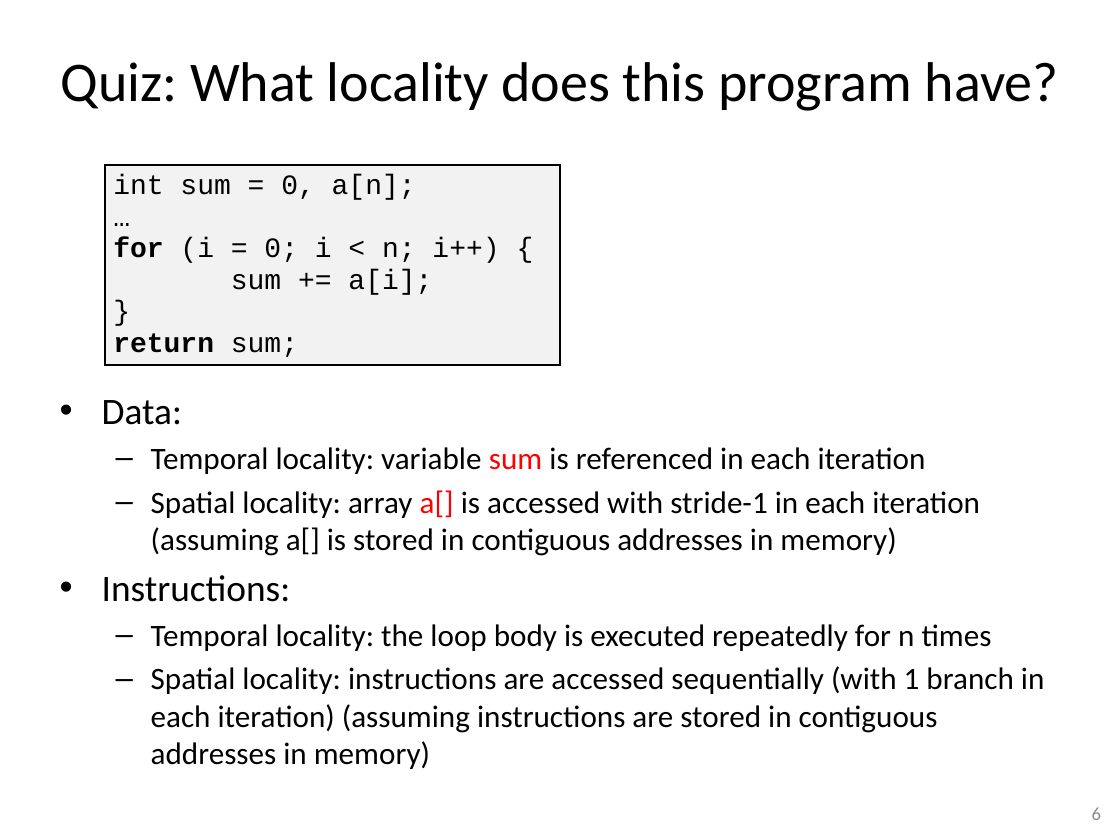
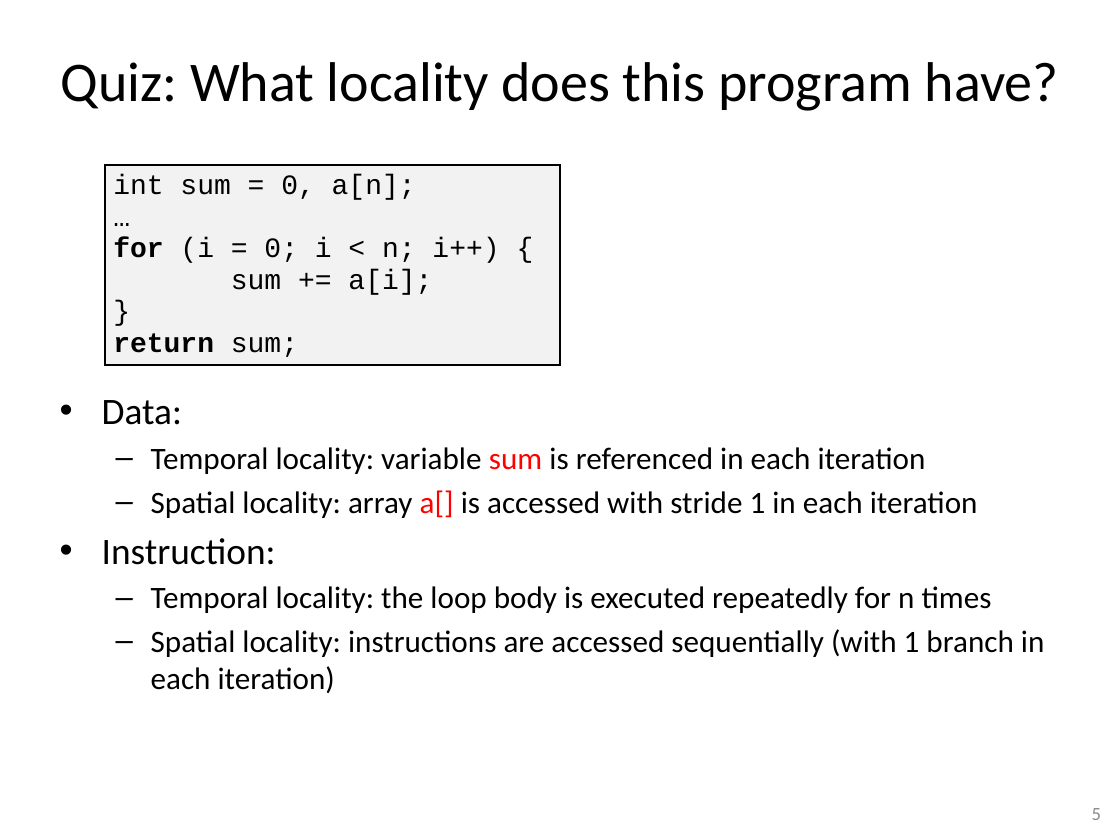
Before and after one commit to gulaoshi/gu.github.io, a slide deck: slide 5 of InfoSec/PPTs/Labs/Lab5-6-Meltdown&Spectre.pptx (slide 6 before the commit). Drawn at 1120x840 pixels with LibreOffice and Linux fonts; fonts in the diff are those of the drawing. Boxes give left, top, right and bottom in pixels: in the first picture for what was removed or moved away, otherwise in the second. Text is boxed around its words. In the diff, an @@ line names an element or a change of style, - is before the commit and + after.

```diff
--- a/InfoSec/PPTs/Labs/Lab5-6-Meltdown&Spectre.pptx
+++ b/InfoSec/PPTs/Labs/Lab5-6-Meltdown&Spectre.pptx
@@ text at box(102, 490, 978, 565): text changed @@
-  – Spatial locality: array a[] is accessed with stride-1 in each iteration (assuming a[] is stored in contiguous addresses in memory)
-• Instructions:
+  – Spatial locality: array a[] is accessed with stride 1 in each iteration
+• Instruction:
@@ text at box(151, 629, 1044, 693): text changed @@
-  – Spatial locality: instructions are accessed sequentially (with 1 branch in each iteration) (assuming instructions are stored in contiguous addresses in memory)
+  – Spatial locality: instructions are accessed sequentially (with 1 branch in each iteration)
@@ page number at box(1092, 808, 1101, 820): text changed @@
-6
+5
```
Also in this commit, not shown: 2 other slides changed, 2 slides added, 3 slides removed, 3 other files.
